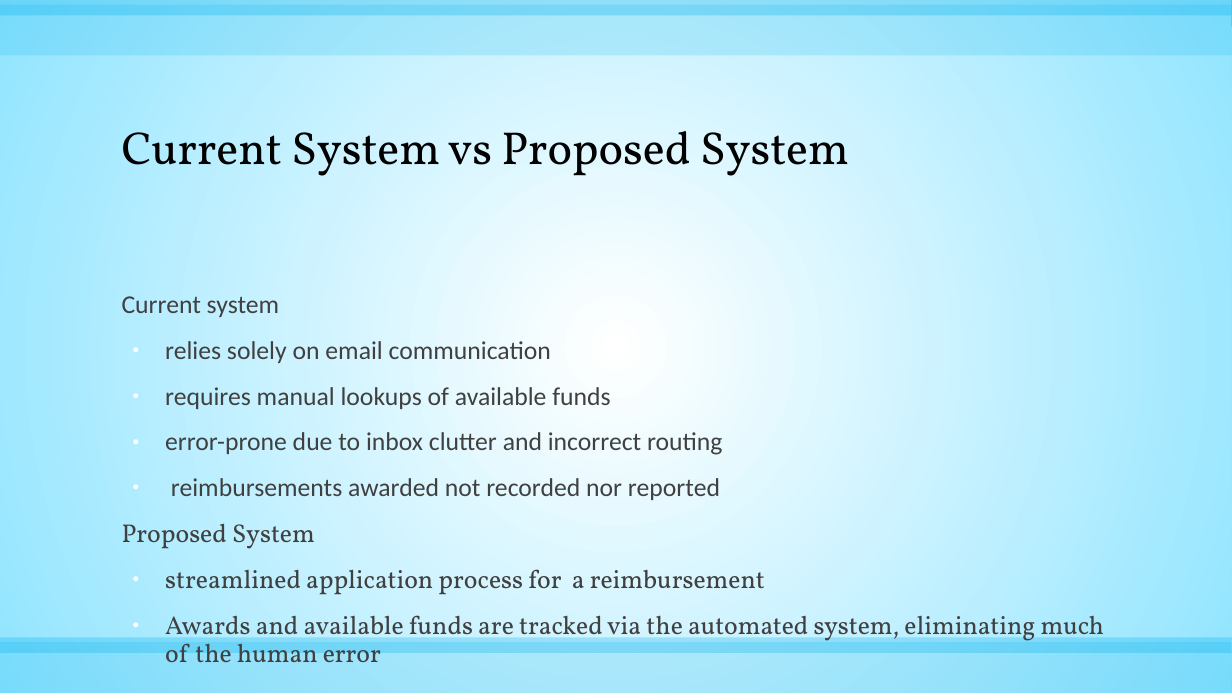
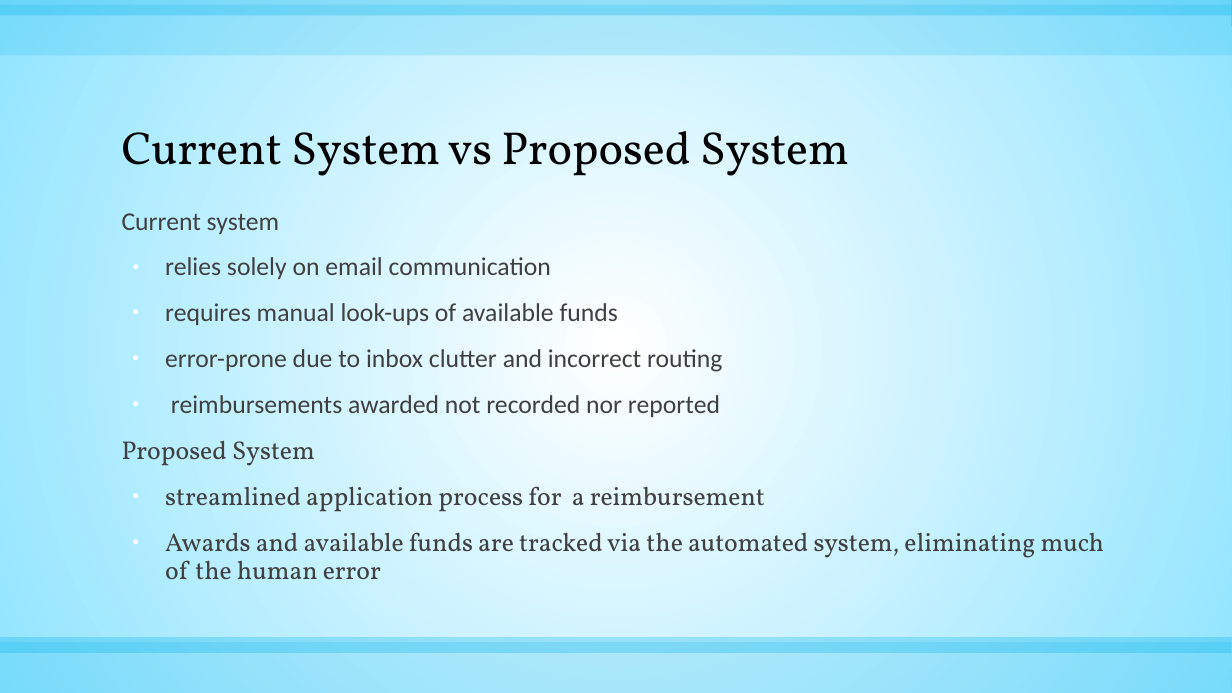
Before and after one commit to woodbry/BattleOnateWood, a slide deck: slide 5 of Requirements/pptp1.odp. Drawn at 1232x693 pixels with LibreOffice and Linux fonts; fonts in the diff are those of the drawing. Boxes give left, top, right and bottom in pixels: in the first picture for what was removed or moved away, otherwise in the second. Text is boxed around its words. In the diff, an @@ line names an element or a change of style, - is before the commit and + after.

Commit message:
added presentation update

```diff
--- a/Requirements/pptp1.odp
+++ b/Requirements/pptp1.odp
@@ text "Current system": place and size @@
-text "Current system" at [122,296,1104,662]
+text "Current system" at [122,213,1104,579]
@@ text at [165,303,618,325]: text changed @@
-● requires manual lookups of available funds
+● requires manual look-ups of available funds
```
Also in this commit, not shown: 1 other slide changed.
